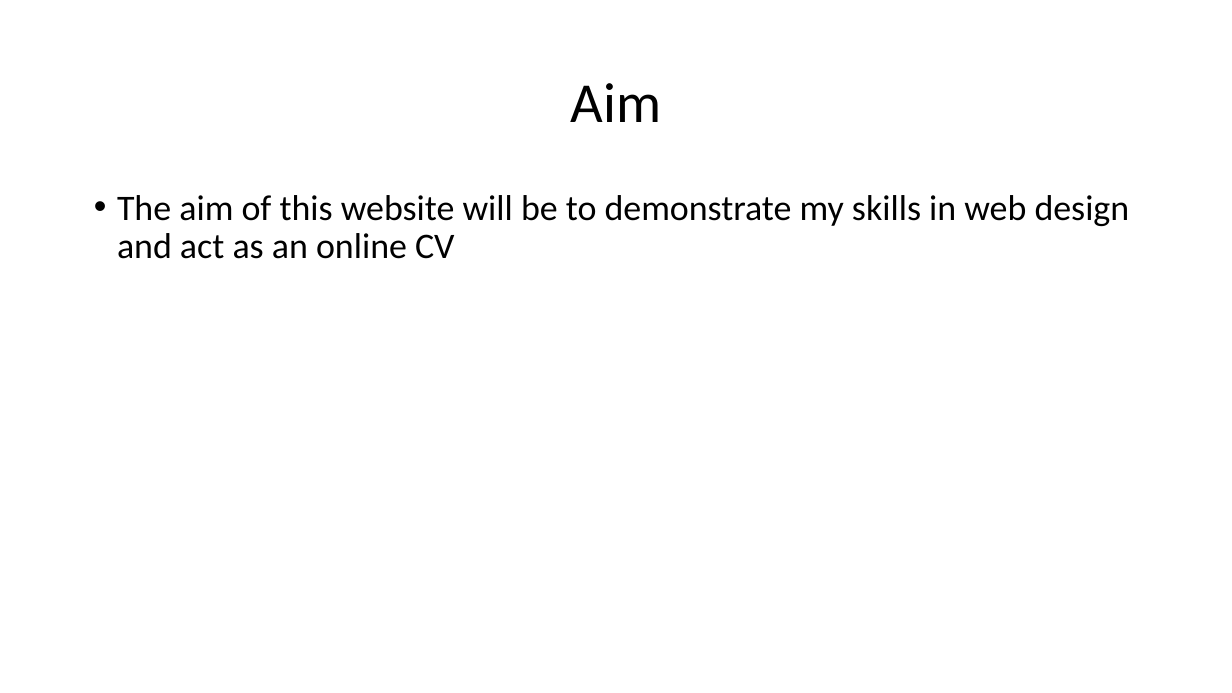
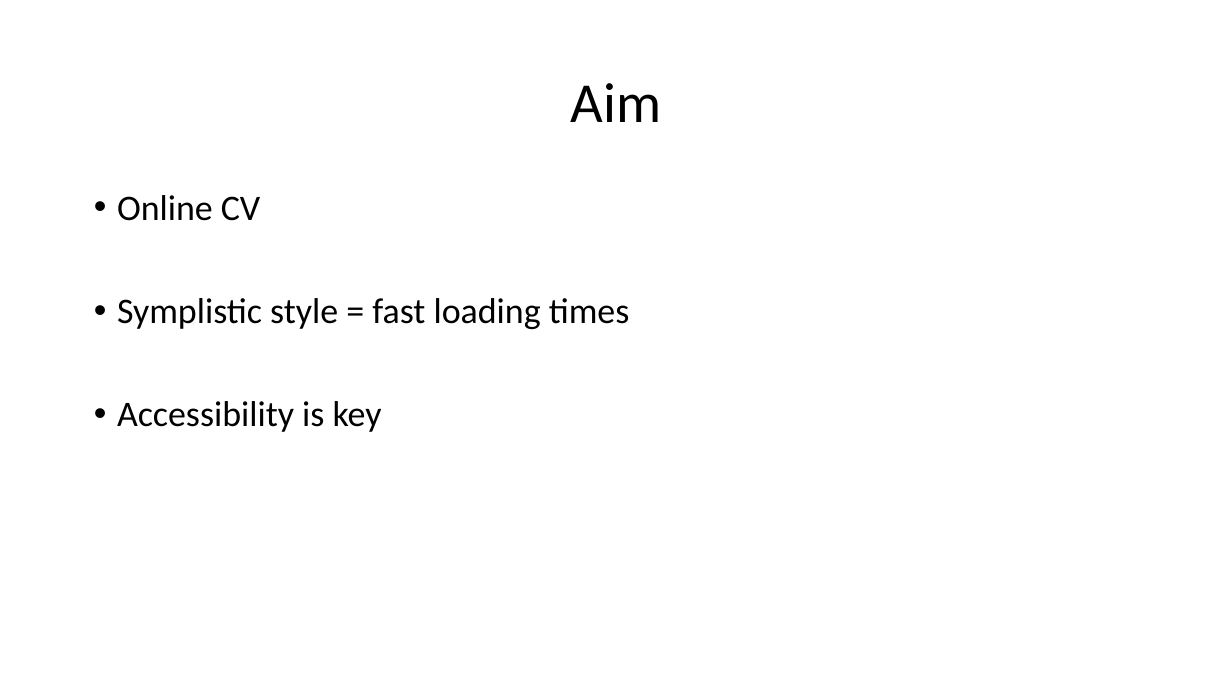
Before and after one commit to NekoUnborn/AndrewDuggan_T1A2, a slide deck: slide 2 of AndrewDuggan_T1A2_Pres.pptx. Drawn at 1232x693 pixels with LibreOffice and Linux fonts; fonts in the diff are those of the drawing. Boxes give left, top, right and bottom in pixels: in the first picture for what was removed or moved away, otherwise in the second. Text is boxed around its words. In the diff, an @@ line names an element or a change of style, - is before the commit and + after.

```diff
--- a/AndrewDuggan_T1A2_Pres.pptx
+++ b/AndrewDuggan_T1A2_Pres.pptx
@@ text at (117,195,630,432): text changed @@
-• The aim of this website will be to demonstrate my skills in web design and act as an online CV
+• Online CV
+• Symplistic style = fast loading times
+• Accessibility is key
```
Also in this commit, not shown: 6 other slides changed, 1 slide removed, 3 other files.
